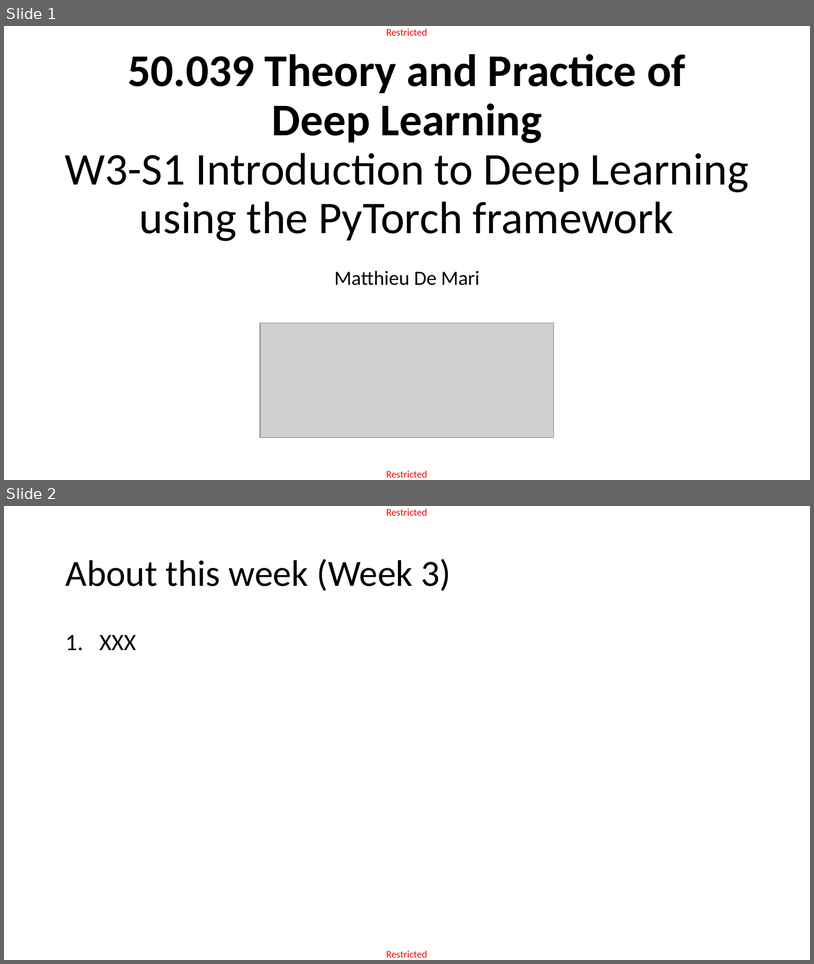
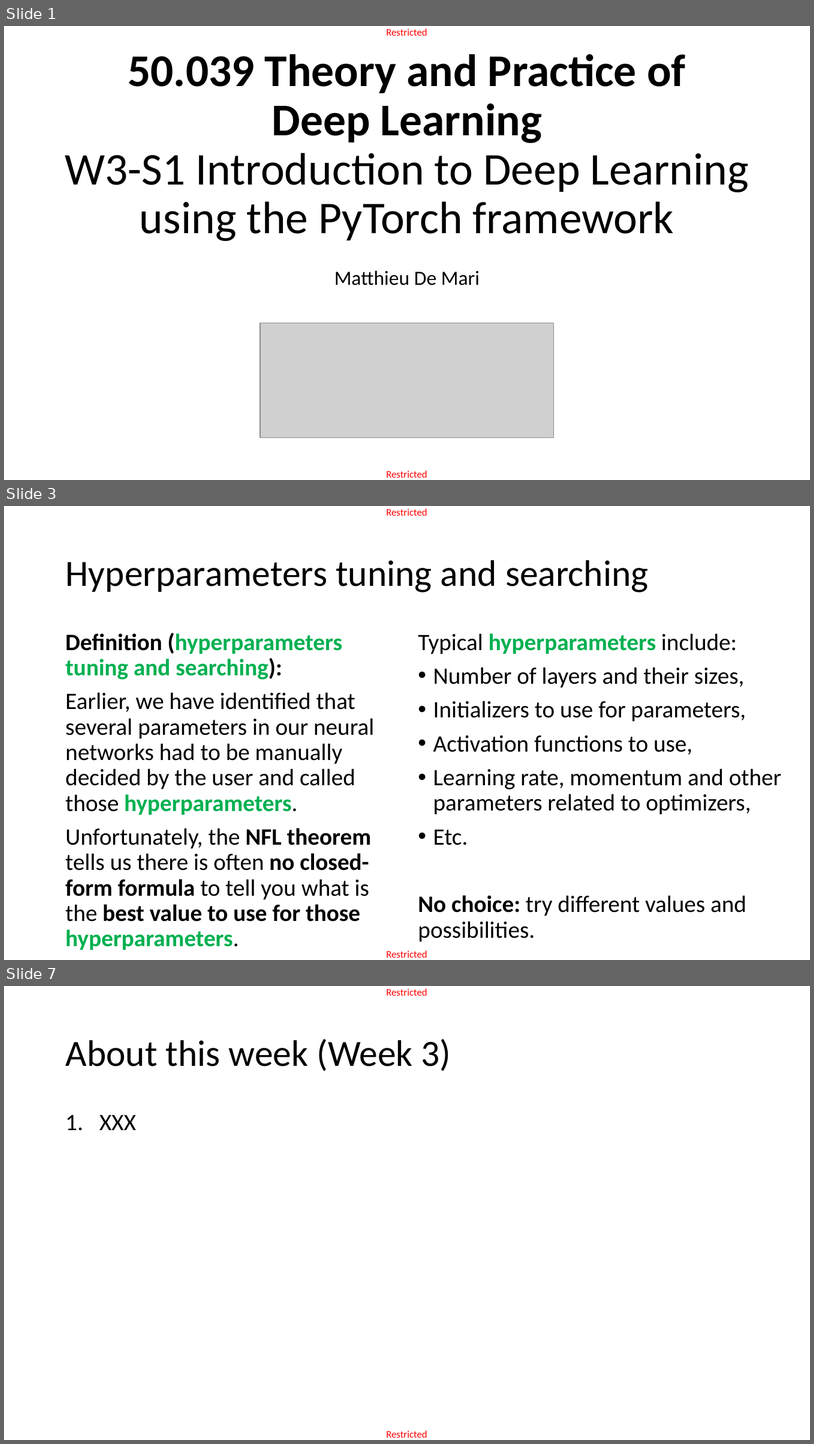
Before and after one commit to matthieudemari/SUTD_DL_50_039, a slide deck: W3/0. All/W3.pptx. Shown one above the other, each under a label of ours: slides 1 and 2 before the commit, slides 1, 3 and 7 after it; the slides between them are not shown. The pictures are 814x964 and 814x1444 pixels, drawn with LibreOffice and Linux fonts; fonts in the diff are those of the drawing; grey boxes stand for pictures. Boxes give left, top, right and bottom in pixels: in the first picture for what was removed or moved away, otherwise in the second. Text is boxed around its words. In the diff, an @@ line names an element or a change of style, - is before the commit and + after.

```diff
--- a/W3/0. All/W3.pptx
+++ b/W3/0. All/W3.pptx
@@ slide 3 added at box(4, 506, 810, 960), background #FFFFFF; not listed: 2 template elements that a slide beside it also shows @@
@@ title added at box(65, 560, 648, 592), 44 pt, text #000000 @@
+Hyperparameters tuning and searching
@@ text added at box(65, 633, 374, 949), 28 pt, text #000000 @@
+Definition (hyperparameters tuning and searching):
+Earlier, we have identified that several parameters in our neural networks had to be manually decided by the user and called those hyperparameters.
+Unfortunately, the NFL theorem tells us there is often no closed-form formula to tell you what is the best value to use for those hyperparameters.
@@ text added at box(418, 633, 782, 942), 28 pt, text #000000 @@
+Typical hyperparameters include:
+• Number of layers and their sizes,
+• Initializers to use for parameters,
+• Activation functions to use,
+• Learning rate, momentum and other parameters related to optimizers,
+• Etc.
+No choice: try different values and possibilities.
@@ what was slide 2 is now slide 7 @@
```
Also in this commit, not shown: 14 other slides added, 3 slides removed, 1 other file.
